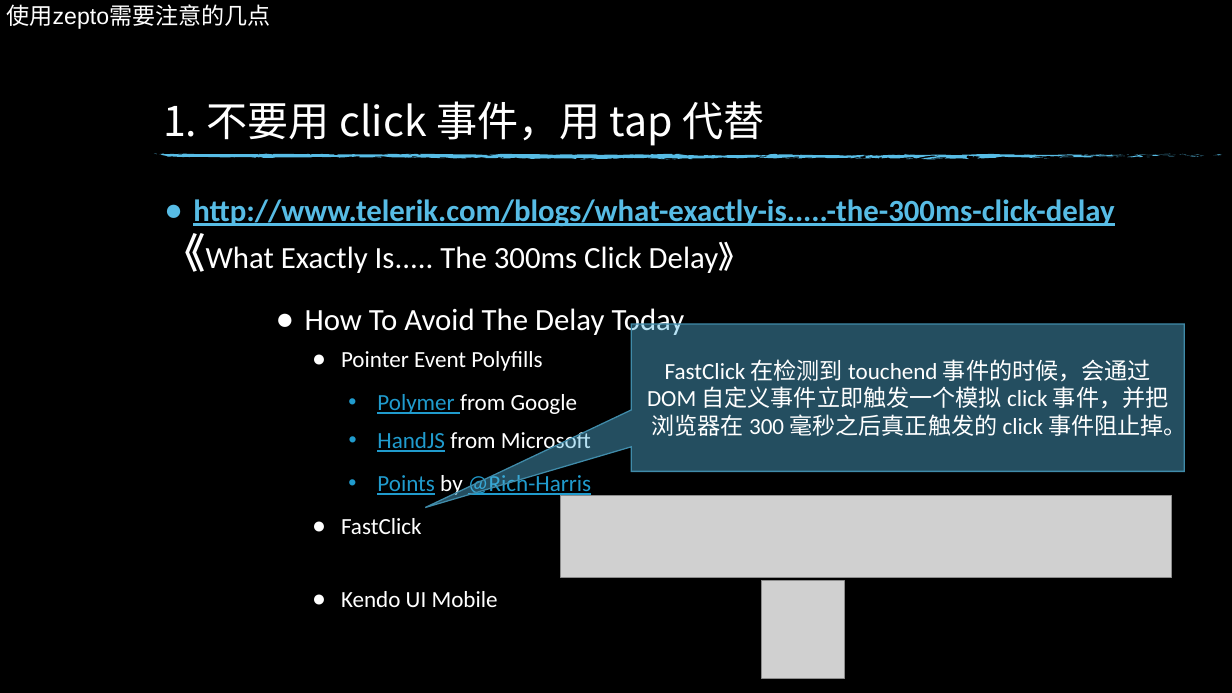
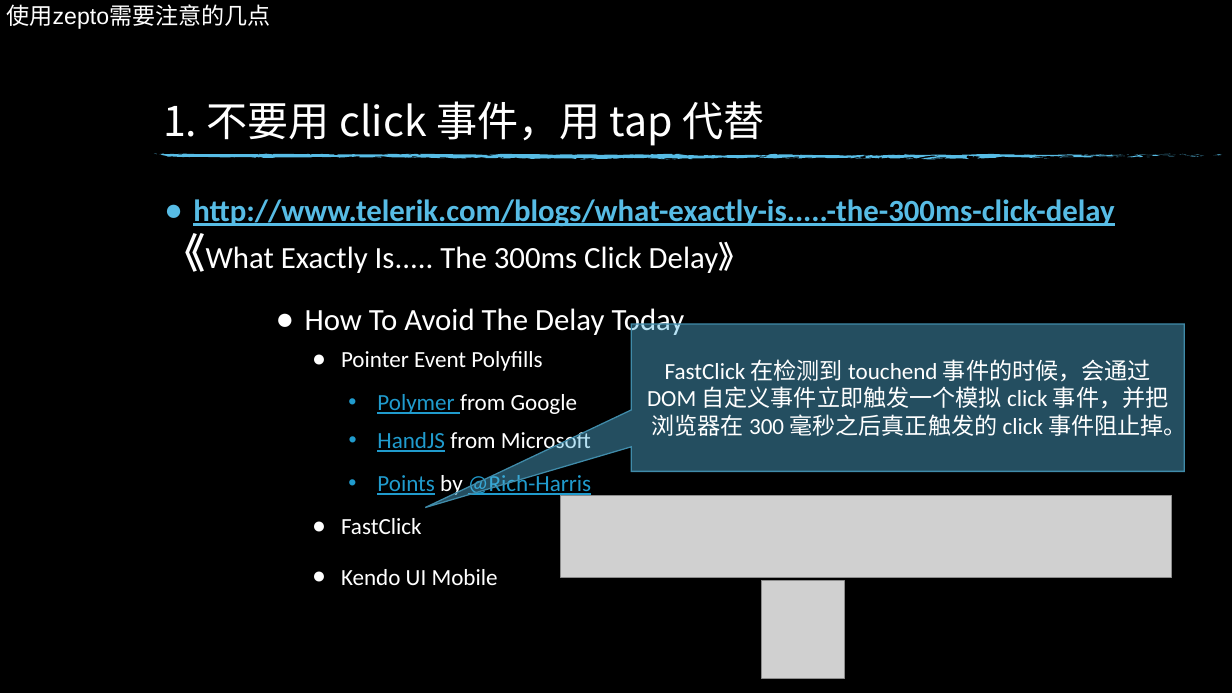
Before and after one commit to xiaotianxia/entern, a slide deck: slide 20 of dz-talk0904.pptx (slide 21 before the commit). Drawn at 1232x693 pixels with LibreOffice and Linux fonts; fonts in the diff are those of the drawing; grey boxes stand for pictures; background and template pictures are left out. Boxes give left, top, right and bottom in pixels: in the first picture for what was removed or moved away, otherwise in the second. Text is boxed around its words. In the diff, an @@ line names an element or a change of style, - is before the commit and + after.

```diff
--- a/dz-talk0904.pptx
+++ b/dz-talk0904.pptx
@@ text "Kendo UI Mobile": place and size @@
-text "Kendo UI Mobile" at (341,591,498,607)
+text "Kendo UI Mobile" at (341,569,498,585)
```
Also in this commit, not shown: 2 other slides changed, 2 slides added, 4 slides removed.
